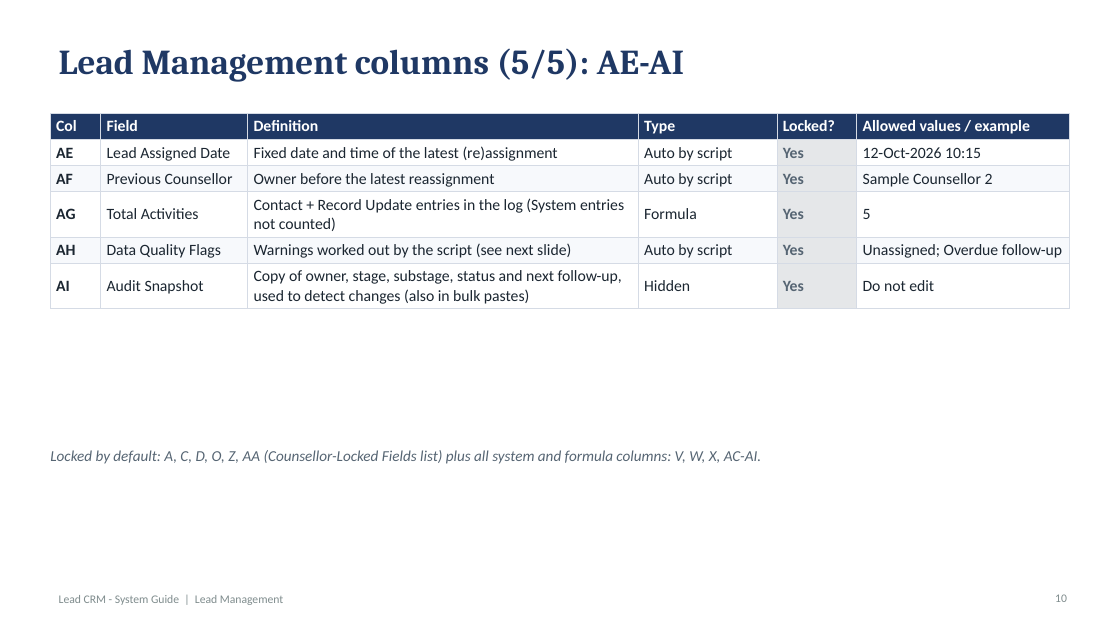
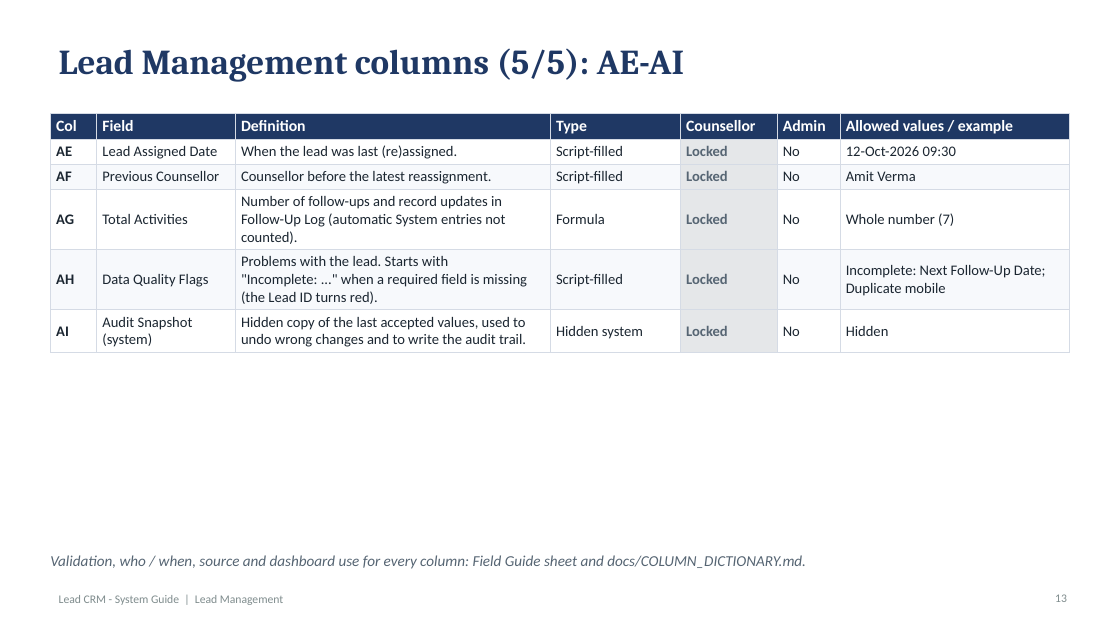
Before and after one commit to rahul123456789101112/call-centre-lead-crm, a slide deck: slide 13 of docs/Lead_CRM_System_Guide.pptx (slide 10 before the commit). Drawn at 1120x630 pixels with LibreOffice and Linux fonts; fonts in the diff are those of the drawing. Boxes give left, top, right and bottom in pixels: in the first picture for what was removed or moved away, otherwise in the second. Text is boxed around its words. In the diff, an @@ line names an element or a change of style, - is before the commit and + after.

```diff
--- a/docs/Lead_CRM_System_Guide.pptx
+++ b/docs/Lead_CRM_System_Guide.pptx
@@ table at (x1=50, y1=113, x2=1070, y2=351) @@
-column 2: Field | Lead Assigned Date | Previous Counsellor | Total Activities | Data Quality Flags | Audit Snapshot
-column 3: Definition | Fixed date and time of the latest (re)assignment | Owner before the latest reassignment | Contact + Record Update entries in the log (System entries not counted) | Warnings worked out by the script (see next slide) | Copy of owner, stage, substage, status and next follow-up, used to detect changes (also in bulk pastes)
-column 4: Type | Auto by script | Auto by script | Formula | Auto by script | Hidden
-column 5: Locked? | Yes | Yes | Yes | Yes | Yes
-column 6: Allowed values / example | 12-Oct-2026 10:15 | Sample Counsellor 2 | 5 | Unassigned; Overdue follow-up | Do not edit
+column 2: Field | Lead Assigned Date | Previous Counsellor | Total Activities | Data Quality Flags | Audit Snapshot (system)
+column 3: Definition | When the lead was last (re)assigned. | Counsellor before the latest reassignment. | Number of follow-ups and record updates in Follow-Up Log (automatic System entries not counted). | Problems with the lead. Starts with "Incomplete: ..." when a required field is missing (the Lead ID turns red). | Hidden copy of the last accepted values, used to undo wrong changes and to write the audit trail.
+column 4: Type | Script-filled | Script-filled | Formula | Script-filled | Hidden system
+column 5: Counsellor | Locked | Locked | Locked | Locked | Locked
+column 6: Admin | No | No | No | No | No
+column 7: Allowed values / example | 12-Oct-2026 09:30 | Amit Verma | Whole number (7) | Incomplete: Next Follow-Up Date; Duplicate mobile | Hidden
@@ text at (x1=50, y1=555, x2=806, y2=569): text changed @@
-Locked by default: A, C, D, O, Z, AA (Counsellor-Locked Fields list) plus all system and formula columns: V, W, X, AC-AI.
+Validation, who / when, source and dashboard use for every column: Field Guide sheet and docs/COLUMN_DICTIONARY.md.
@@ page number at (x1=1055, y1=594, x2=1067, y2=602): text changed @@
-10
+13
```
Also in this commit, not shown: 51 other slides changed, 22 slides added, 13 slides removed.
